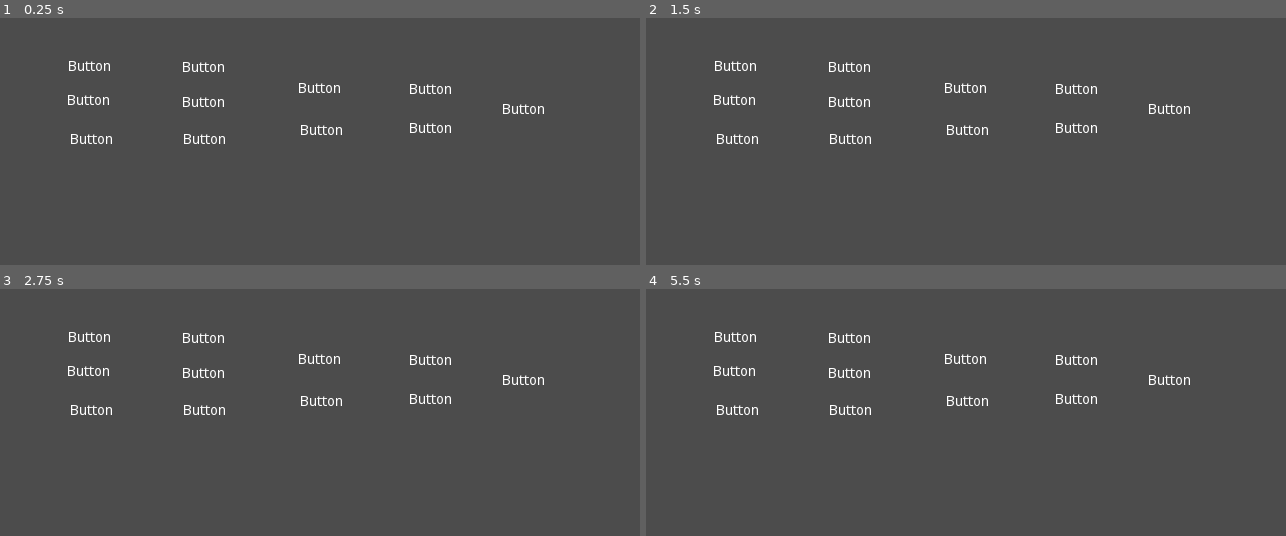
Above: before the commit, frames 1-4 (two rows, left to right).
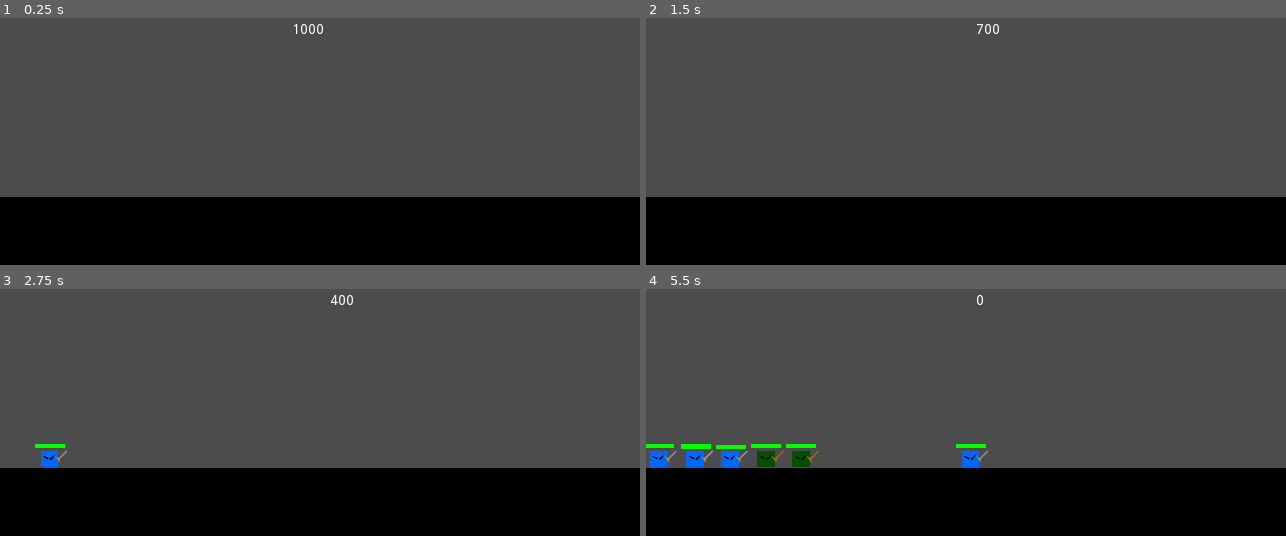
Above: after the commit, the same moments.

Repository: Boyquotes/mtx-project
Game: Godot game, scene res://src/scenes/BattleScene.tscn
The game is run twice, just before and just after one commit, with the same random seed, the same clock (stepped at 60 frames per second) and the same inputs. Before the commit the project starts from res://src/scenes/UnitSelectScreen.tscn. The engine's default icon, where the game draws it, is replaced by a stand-in: a white triangle on a blue panel in a dark square.
Inputs (mouse positions are in pixels of both pictures, inside the frame that each line leads up to):
- Up to frame 1 (0.25 s): no input
- Up to frame 2 (1.5 s): move the mouse to (1106, 67) at 0.52 s; tap 1 (spawn_1) at 0.6 s; tap 2 (spawn_2) at 0.8, 1.35 s; tap Enter at 1.25 s; move the mouse to (838, 101) at 1.27 s
- Up to frame 3 (2.75 s): tap 3 (spawn_3) at 1.55, 2.1 s; tap Space at 2 s; move the mouse to (outside the picture) at 2.02 s; tap 1 (spawn_1) at 2.3 s
- Up to frame 4 (5.5 s): move the mouse to (934, 427) at 2.77 s; tap 1 (spawn_1) at 2.85, 4.55, 5.1 s; tap 2 (spawn_2) at 3.05, 3.6, 5.3 s; move the mouse to (1158, 410) at 3.52 s; tap 3 (spawn_3) at 3.8, 4.35 s; move the mouse to (774, 301) at 4.27 s; move the mouse to (998, 355) at 5.02 s

The runs differ from the first frame. In frame 1, 29% of the frame differs, in the area x 0-100%, y 2-100%; in frame 2, 29%; in frame 3, 29%; in frame 4, 31%.

Commit message:
Unit managing and economic system

Diff:
--- a/project.godot
+++ b/project.godot
@@ -11,12 +11,13 @@
 [application]
 
 config/name="Age of Gacha"
-run/main_scene="res://src/scenes/UnitSelectScreen.tscn"
+run/main_scene="res://src/scenes/BattleScene.tscn"
 config/icon="res://icon.png"
 
 [autoload]
 
 UnitTypes="*res://src/utility/UnitTypes.gd"
+Global="*res://src/utility/Global.gd"
 
 [display]
 
--- a/src/objects/bases/AllyBase.gd
+++ b/src/objects/bases/AllyBase.gd
@@ -2,13 +2,21 @@
 
 var _units: Array
 
-func _ready():
-	_type = side.ALLY
+
+func _create_unit(unit: PackedScene):
+	var new_unit : UnitTypes.UNIT_TYPE = unit.instance()
+	if Global.GameManager.get_current_money() >= new_unit.cost:
+		Global.GameManager.change_money_by(-new_unit.cost)
+		new_unit.make_unit_ally()
+		new_unit.global_position = $Spawnpoint.global_position
+		_spawn_unit(new_unit)
+	else:
+		new_unit.queue_free()
 
 func _process(delta):
 	if Input.is_action_just_pressed("spawn_1"):
-		_spawn_unit(UnitTypes.selected_units[0]);
+		_create_unit(UnitTypes.selected_units[0]);
 	elif Input.is_action_just_pressed("spawn_2"):
-		_spawn_unit(UnitTypes.selected_units[1]);
+		_create_unit(UnitTypes.selected_units[1]);
 	elif Input.is_action_just_pressed("spawn_3"):
-		_spawn_unit(UnitTypes.selected_units[2]);
+		_create_unit(UnitTypes.selected_units[2]);
--- a/src/objects/bases/Base.gd
+++ b/src/objects/bases/Base.gd
@@ -5,17 +5,11 @@
 export var health_points = 50
 export var spawn_delay = 2.0
 
-var _type = side.ALLY;
+func _spawn_unit(unit: UnitTypes.UNIT_TYPE):
+	Global.GameManager.add_unit(unit)
 
-func _spawn_unit(unit: PackedScene):
-	var new_unit : UnitTypes.UNIT_TYPE = unit.instance()
-	if _type == side.ALLY:
-		print(new_unit)
-		new_unit.make_unit_ally()
-	else:
-		new_unit.make_unit_enemy()
-	get_parent().get_node("Units").add_child(new_unit)
-	new_unit.global_position = $Spawnpoint.global_position
+func _create_unit(unit: PackedScene):
+	pass
 
 func take_damage(damage):
 	health_points -= damage
--- a/src/objects/bases/EnemyBase.gd
+++ b/src/objects/bases/EnemyBase.gd
@@ -1,11 +1,14 @@
 extends "res://src/objects/bases/Base.gd"
 
 func _ready():
-	_type = side.ENEMY
 	$Timer.one_shot = false
 	$Timer.start(5)
 
-
+func _create_unit(unit: PackedScene):
+	var new_unit : UnitTypes.UNIT_TYPE = unit.instance()
+	new_unit.make_unit_enemy()
+	new_unit.global_position = $Spawnpoint.global_position
+	_spawn_unit(new_unit)
 
 func _on_Timer_timeout():
 	var r = randi()%4
@@ -23,4 +26,4 @@
 		_:
 			unit_type = UnitTypes.MELEE_UNIT
 
-	_spawn_unit(unit_type)
+	_create_unit(unit_type)
--- a/src/objects/units/Unit.gd
+++ b/src/objects/units/Unit.gd
@@ -4,11 +4,14 @@
 export var attack_cooldown = 1.0;
 export var attack_damage = 1
 export var max_health_points = 10;
+export var cost = 100;
+export var money_on_death = 100;
 
 onready var _initial_hp_bar_size = $ColorRect.rect_size.x
 
 var _is_attacking = false
 var _current_health_points
+var _dead = false
 
 # INITIALIZING
 func _ready():
@@ -35,7 +38,12 @@
 	_current_health_points -= damage
 	$ColorRect.rect_size = Vector2(_current_health_points * (_initial_hp_bar_size/max_health_points), $ColorRect.rect_size.y)
 	if _current_health_points <= 0:
-		queue_free()
+		_die()
+
+func _die():
+	if _dead: return
+	_dead = true
+	Global.GameManager.remove_unit(self)
 
 func _start_attack():
 	_is_attacking = true
@@ -53,9 +61,10 @@
 	var target
 	var min_distance = 100000
 	for unit in $CheckEnemies.get_overlapping_bodies():
-		var distance = unit.global_position.x - global_position.x
+		var distance = abs(unit.global_position.x - global_position.x)
 		if distance < min_distance:
 			target = unit
+			min_distance = distance
 	return target
 
 # UNIT SIDES
--- a/src/objects/units/ranged_units/BasicRangedUnit.gd
+++ b/src/objects/units/ranged_units/BasicRangedUnit.gd
@@ -4,7 +4,6 @@
 	$AnimatedSprite.play("attack")
 	_deal_damage()
 
-
 func _on_AnimatedSprite_animation_finished():
 	if $AnimatedSprite.animation == "attack":
 		$AnimatedSprite.play("idle")
--- a/src/scenes/BattleScene.tscn
+++ b/src/scenes/BattleScene.tscn
@@ -1,9 +1,11 @@
-[gd_scene load_steps=5 format=2]
+[gd_scene load_steps=7 format=2]
 
 [ext_resource path="res://src/objects/enviroment/Ground.tscn" type="PackedScene" id=1]
 [ext_resource path="res://src/objects/bases/AllyBase.tscn" type="PackedScene" id=2]
 [ext_resource path="res://src/scenes/Camera2D.gd" type="Script" id=3]
 [ext_resource path="res://src/objects/bases/EnemyBase.tscn" type="PackedScene" id=4]
+[ext_resource path="res://src/utility/GameManager.gd" type="Script" id=5]
+[ext_resource path="res://src/user_interface/MoneyTracker.gd" type="Script" id=6]
 
 [node name="BattleScene" type="Node2D"]
 
@@ -17,10 +19,22 @@
 limit_right = 600
 script = ExtResource( 3 )
 
-[node name="Units" type="Node2D" parent="."]
+[node name="GameManager" type="Node2D" parent="."]
+script = ExtResource( 5 )
 
 [node name="EnemyBase" parent="." instance=ExtResource( 4 )]
 position = Vector2( 550, 50 )
 
 [node name="AllyBase" parent="." instance=ExtResource( 2 )]
 position = Vector2( -550, 50 )
+
+[node name="MoneyTracker" type="Label" parent="."]
+margin_left = -58.0
+margin_top = -62.0
+margin_right = -18.0
+margin_bottom = -48.0
+script = ExtResource( 6 )
+
+[node name="CanvasLayer" type="CanvasLayer" parent="."]
+
+[connection signal="money_changed" from="GameManager" to="MoneyTracker" method="_on_GameManager_money_changed"]
--- /dev/null
+++ b/src/scenes/EconomyManager.gd
@@ -0,0 +1,16 @@
+extends Node2D
+
+
+# Declare member variables here. Examples:
+# var a = 2
+# var b = "text"
+
+
+# Called when the node enters the scene tree for the first time.
+func _ready():
+	pass # Replace with function body.
+
+
+# Called every frame. 'delta' is the elapsed time since the previous frame.
+#func _process(delta):
+#	pass
--- /dev/null
+++ b/src/user_interface/MoneyTracker.gd
@@ -0,0 +1,5 @@
+extends Label
+
+
+func _on_GameManager_money_changed():
+	text = str(Global.GameManager.get_current_money())
--- /dev/null
+++ b/src/utility/GameManager.gd
@@ -0,0 +1,26 @@
+extends Node2D
+
+export var starting_money = 1000
+
+var _money
+
+signal money_changed
+
+func _ready():
+	Global.GameManager = self
+	_money = starting_money
+	emit_signal("money_changed")
+
+func get_current_money():
+	return _money
+
+func change_money_by(value):
+	_money += value
+	emit_signal("money_changed")
+
+func add_unit(unit: UnitTypes.UNIT_TYPE):
+	add_child(unit)
+
+func remove_unit(unit: UnitTypes.UNIT_TYPE):
+	change_money_by(unit.money_on_death)
+	unit.queue_free()
--- /dev/null
+++ b/src/utility/Global.gd
@@ -0,0 +1,5 @@
+extends Node
+
+const GAME_MANAGER_TYPE = preload("res://src/utility/GameManager.gd")
+
+var GameManager: GAME_MANAGER_TYPE
--- /dev/null
+++ b/src/utility/UnitManager.gd
@@ -0,0 +1,11 @@
+extends Node2D
+
+func _init():
+	Global.UnitManager = self
+
+func add_unit(unit: UnitTypes.UNIT_TYPE):
+	add_child(unit)
+
+func remove_unit(unit: UnitTypes.UNIT_TYPE):
+	print("destroyign ", unit)
+	unit.queue_free()
